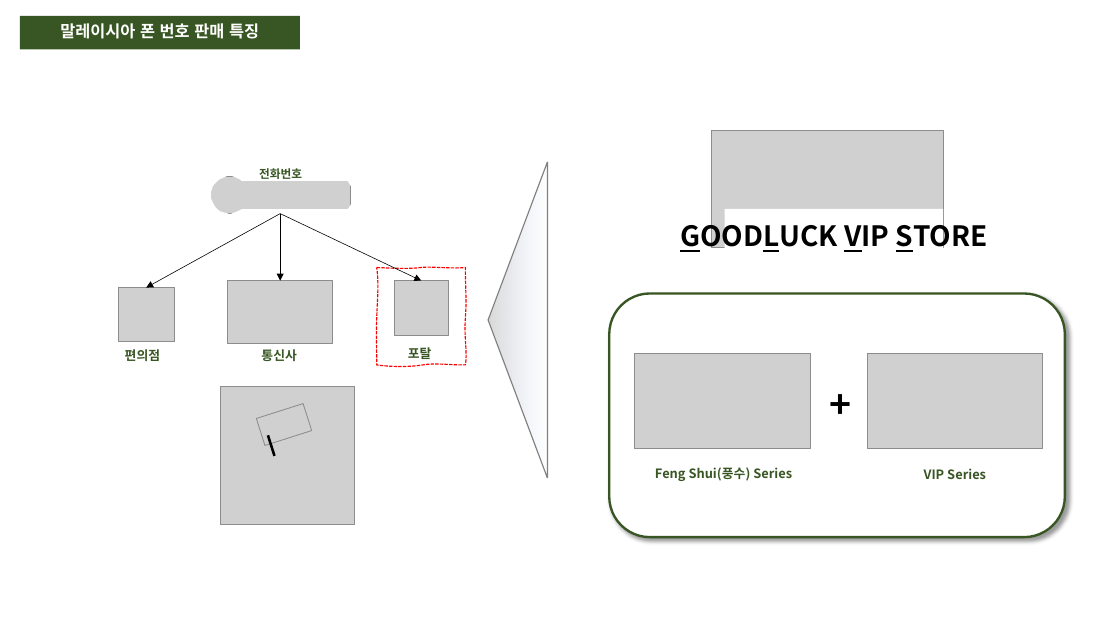
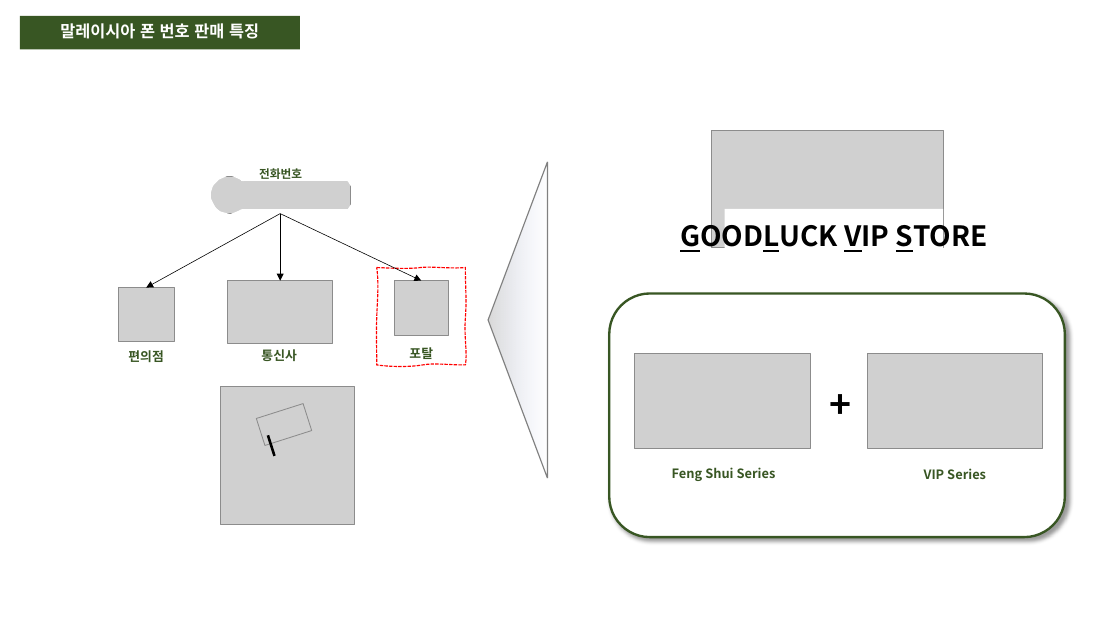
Before and after one commit to zhengze00/SpringBoot-MariaDB-master, a slide deck: slide 4 of Project File/직무과제 PT(오정택).pptx (slide 3 before the commit). Drawn at 1120x630 pixels with LibreOffice and Linux fonts; fonts in the diff are those of the drawing; grey boxes stand for pictures. Boxes give left, top, right and bottom in pixels: in the first picture for what was removed or moved away, otherwise in the second. Text is boxed around its words. In the diff, an @@ line names an element or a change of style, - is before the commit and + after.

```diff
--- a/Project File/직무과제 PT(오정택).pptx
+++ b/Project File/직무과제 PT(오정택).pptx
@@ text "편의점" rewrapped from (117, 345, 174, 362) to (128, 350, 163, 362) @@
@@ text "Feng Shui Series": place and size @@
-text "Feng Shui Series" at (615, 465, 833, 478)
+text "Feng Shui Series" at (672, 467, 776, 481)
@@ text at (672, 467, 776, 481): text changed @@
-Feng Shui(풍수) Series
+Feng Shui Series
```
Also in this commit, not shown: 1 other slide changed, 6 other files.
